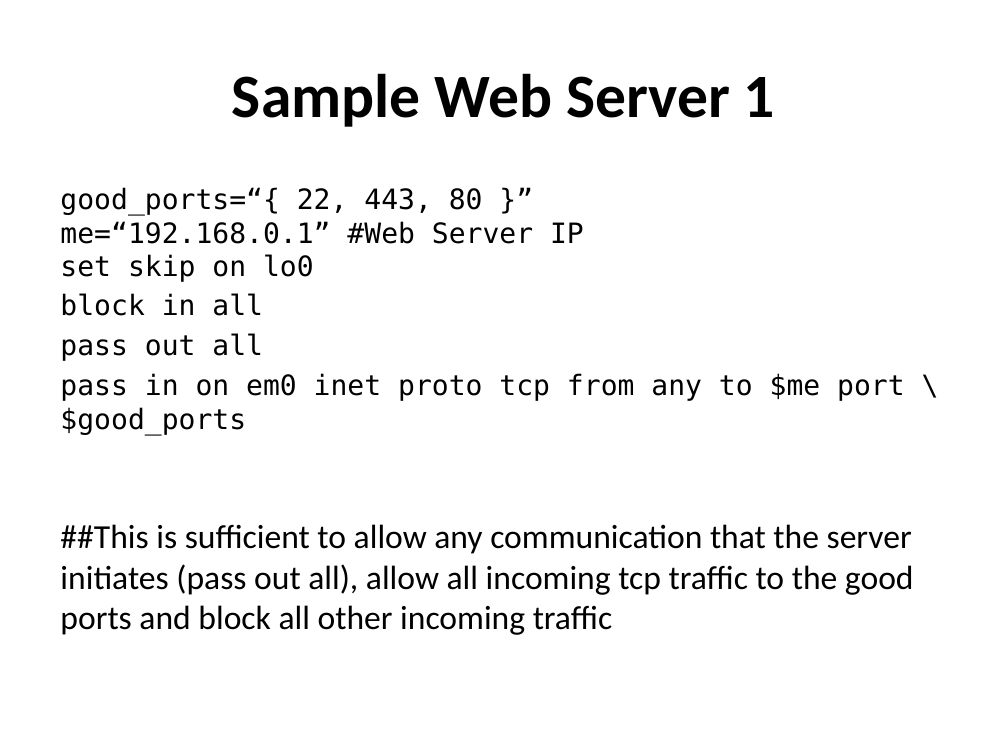
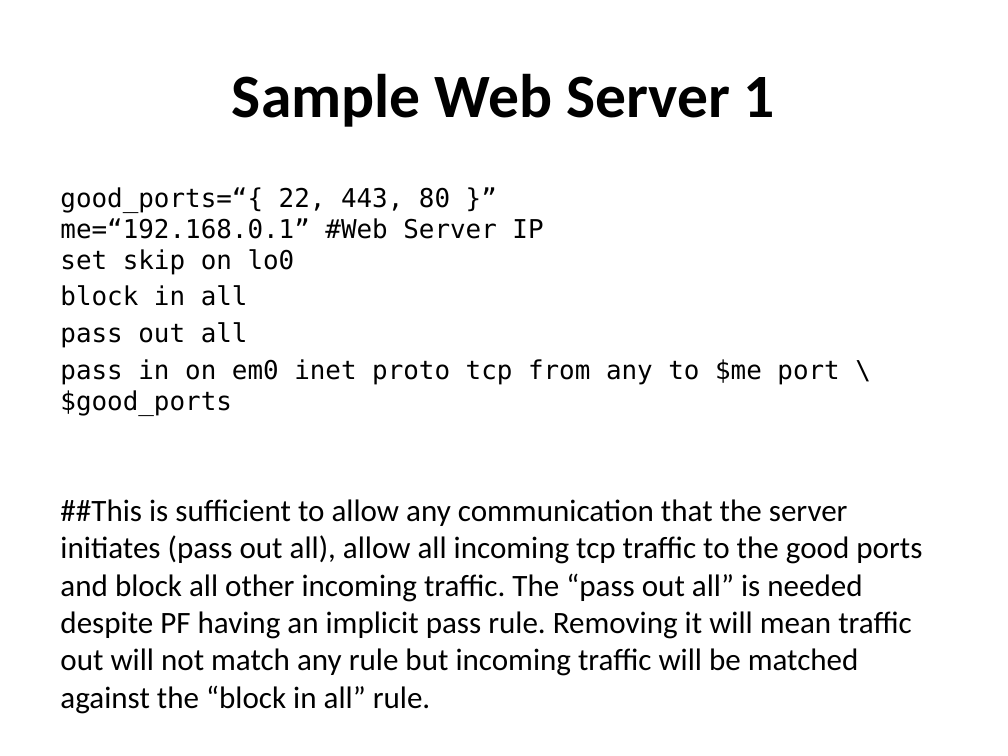
Before and after one commit to afnog/sse, a slide deck: slide 26 of firewalls/Firewalling in FreeBSD-v1.pptx (slide 25 before the commit). Drawn at 1008x756 pixels with LibreOffice and Linux fonts; fonts in the diff are those of the drawing. Boxes give left, top, right and bottom in pixels: in the first picture for what was removed or moved away, otherwise in the second. Text is boxed around its words. In the diff, an @@ line names an element or a change of style, - is before the commit and + after.

```diff
--- a/firewalls/Firewalling in FreeBSD-v1.pptx
+++ b/firewalls/Firewalling in FreeBSD-v1.pptx
@@ text at box(60, 187, 543, 347): size 20 to 18.5 pt in "good_ports=“{ 22, 443, 80 }” me=“192.168.0.1” #Web ...", "block in all", "pass out all" @@
@@ text at box(60, 359, 922, 676): text changed; size 24 to 22.2 pt @@
-pass in on em0 inet proto tcp from any to $me port \$good_ports
-##This is sufficient to allow any communication that the server initiates (pass out all), allow all incoming tcp traffic to the good ports and block all other incoming traffic
+pass in on em0 inet proto tcp from any to $me port \$good_ports
+##This is sufficient to allow any communication that the server initiates (pass out all), allow all incoming tcp traffic to the good ports and block all other incoming traffic. The “pass out all” is needed despite PF having an implicit pass rule. Removing it will mean traffic out will not match any rule but incoming traffic will be matched against the “block in all” rule.
```
Also in this commit, not shown: 4 other slides changed, 1 slide added.
